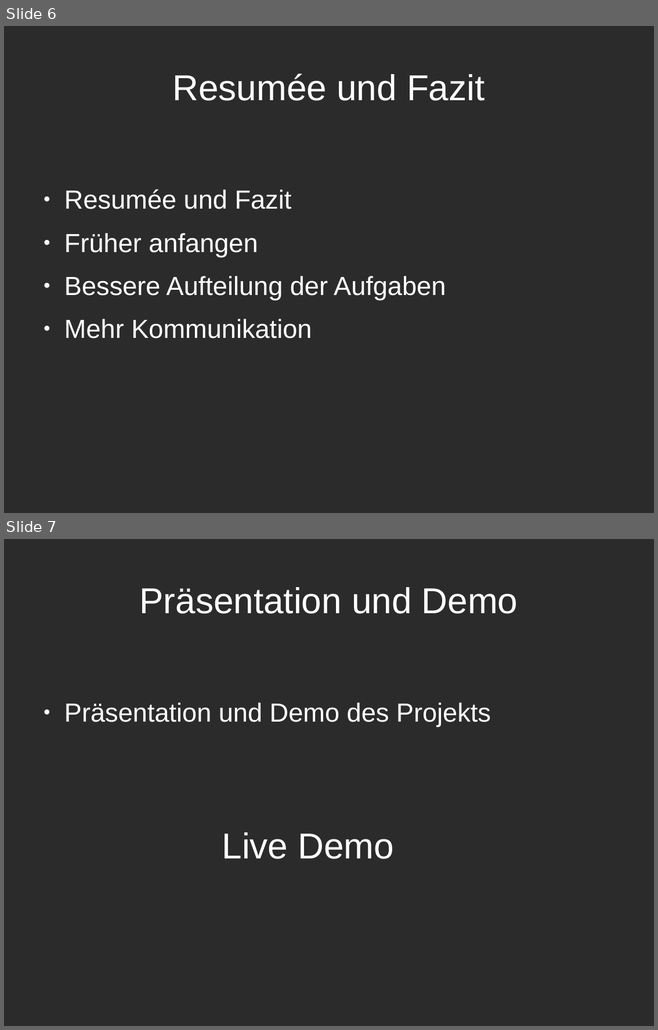
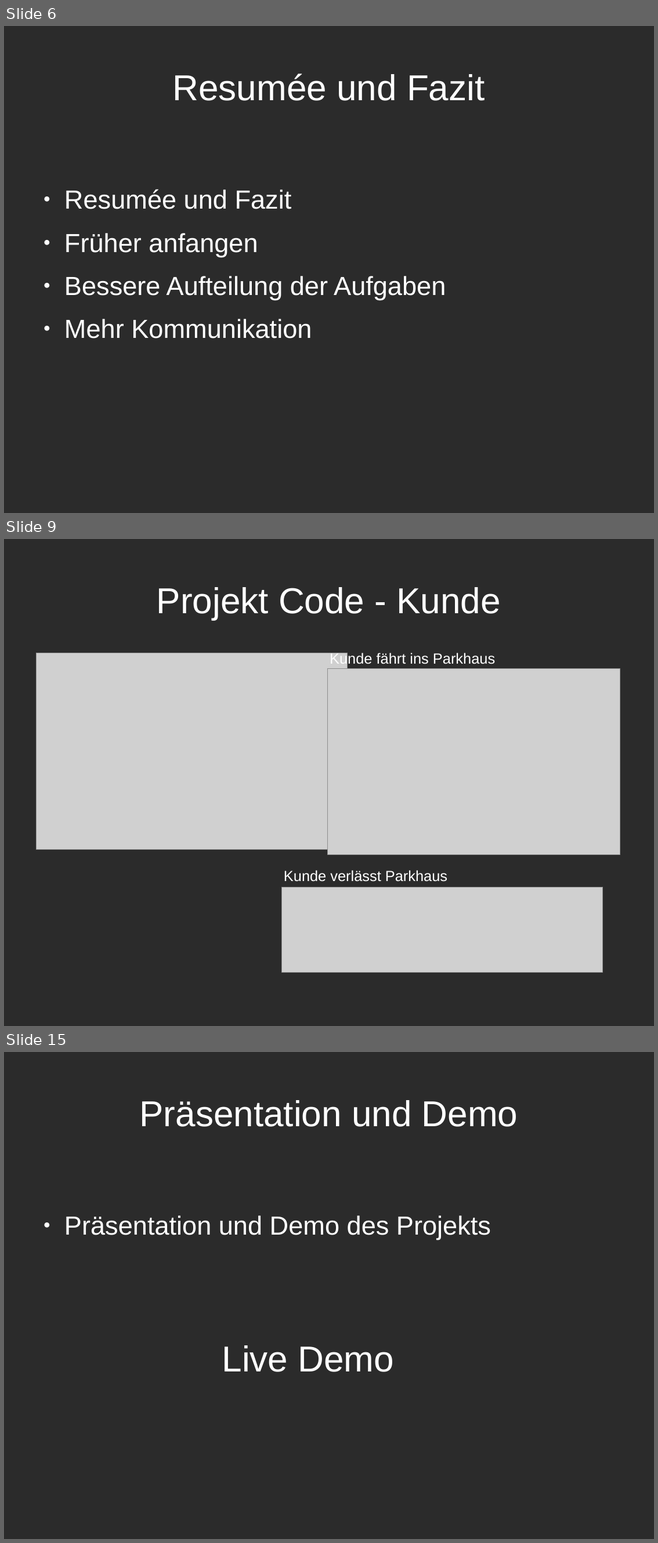
Before and after one commit to mksaf/EX-GSO-SE1, a slide deck: presentation.odp. Shown one above the other, each under a label of ours: slides 6 and 7 before the commit, slides 6, 9 and 15 after it; the slides between them are not shown. The pictures are 658x1030 and 658x1543 pixels, drawn with LibreOffice and Linux fonts; fonts in the diff are those of the drawing; grey boxes stand for pictures; background and template pictures are left out; a plain dark background stands for a picture behind light text. Boxes give left, top, right and bottom in pixels: in the first picture for what was removed or moved away, otherwise in the second. Text is boxed around its words. In the diff, an @@ line names an element or a change of style, - is before the commit and + after.

```diff
--- a/presentation.odp
+++ b/presentation.odp
@@ slide 9 added at [4,539,654,1026], background picture (left out) @@
@@ title added at [157,587,500,620], 44 pt, text #FFFFFF @@
+Projekt Code - Kunde
@@ picture added at [36,653,348,850] @@
@@ text added at [329,652,495,667], 18 pt, text #FFFFFF @@
+Kunde fährt ins Parkhaus
@@ picture added at [328,669,620,855] @@
@@ text added at [284,870,447,882], 18 pt, text #FFFFFF @@
+Kunde verlässt Parkhaus
@@ picture added at [282,888,603,973] @@
@@ what was slide 7 is now slide 15 @@
```
Also in this commit, not shown: 7 other slides added.
